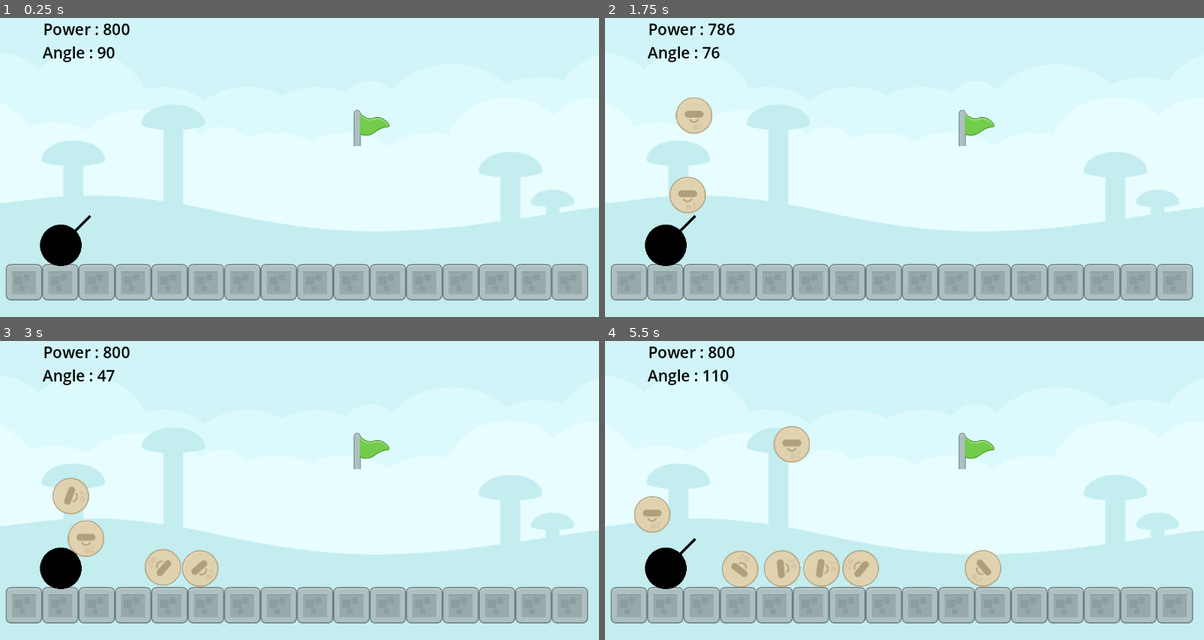
Above: before the commit, frames 1-4 (two rows, left to right).
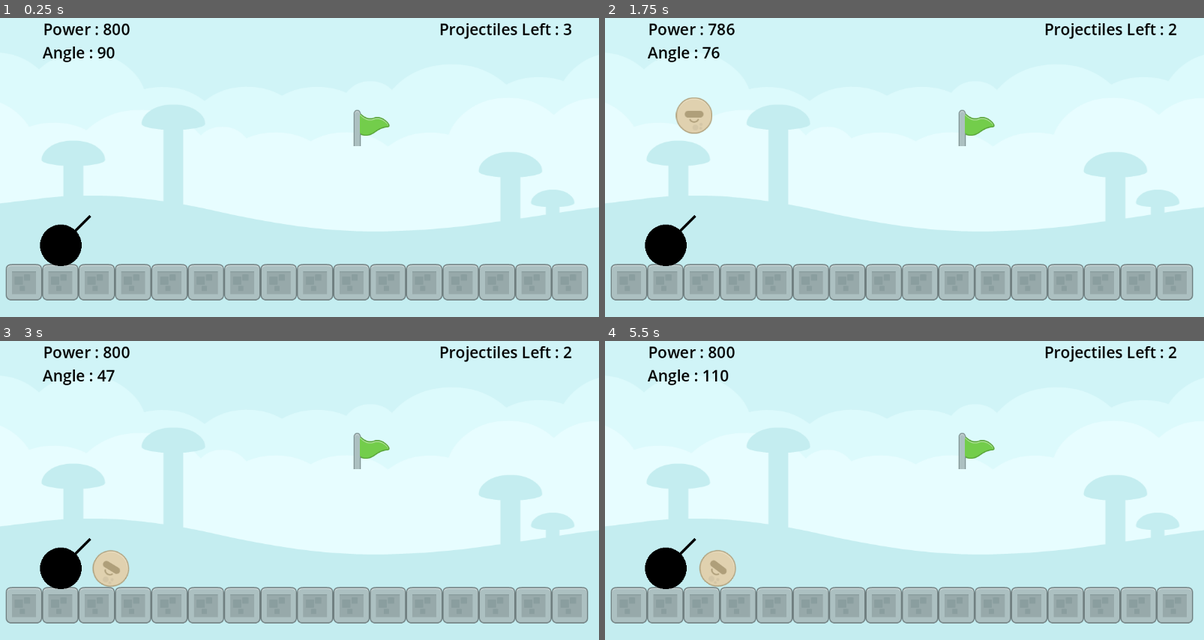
Above: after the commit, the same moments.

Repository: bsu-cs315/E1-evan.kiser
Game: Godot game, scene res://src/World.tscn
Two runs of this game, one before a commit and one after it. Both use one fixed random seed, a clock stepped at 60 frames per second and the inputs below.
Inputs:
- Up to frame 1 (0.25 s): no input
- Up to frame 2 (1.75 s): tap Enter at 0.5 s; hold Up (angle_up) 0.53-1.28 s; tap Space (launch) at 0.6, 1.55 s; hold Down (angle_down) from 1.28 s (still down); tap Left (decrease_power) at 1.35 s
- Up to frame 3 (3 s): release Down (angle_down) at 2.03 s; hold Up (angle_up) from 2.03 s (still down); tap Right (increase_power) at 2.1 s; tap Space (launch) at 2.3, 2.85 s
- Up to frame 4 (5.5 s): release Up (angle_up) at 3.53 s; hold Down (angle_down) from 3.53 s (still down); tap Space (launch) at 3.6, 4.55, 5.3 s; tap Left (decrease_power) at 4.35 s; tap Right (increase_power) at 5.1 s

The runs differ from the first frame. In frame 1, 0.4% of the frame differs, in the area x 73-96%, y 1-8%; in frame 2, 1.0%; in frame 3, 3.4%; in frame 4, 4.9%, in the area x 4-96%, y 1-83%.

Commit message:
Limit the number of projectiles total

Diff:
--- a/src/World.tscn
+++ b/src/World.tscn
@@ -30,6 +30,10 @@
 
 [sub_resource type="LabelSettings" id="LabelSettings_e5dkc"]
 font_size = 40
+font_color = Color(0, 0, 0, 1)
+
+[sub_resource type="LabelSettings" id="LabelSettings_xhups"]
+font_size = 30
 font_color = Color(0, 0, 0, 1)
 
 [node name="World" type="Node2D"]
@@ -76,5 +80,14 @@
 offset_bottom = -8.0
 label_settings = SubResource("LabelSettings_e5dkc")
 
+[node name="ProjectilesLeftLabel" type="Label" parent="."]
+offset_left = 694.0
+offset_top = -124.0
+offset_right = 950.0
+offset_bottom = -53.0
+text = "Projectiles Left : 3"
+label_settings = SubResource("LabelSettings_xhups")
+
 [connection signal="angle_changed" from="Cannon" to="." method="_on_cannon_angle_changed"]
 [connection signal="power_changed" from="Cannon" to="." method="_on_cannon_power_changed"]
+[connection signal="projectile_amount_changed" from="Cannon" to="." method="_on_cannon_projectile_amount_changed"]
--- a/src/ball.tscn
+++ b/src/ball.tscn
@@ -15,5 +15,3 @@
 
 [node name="Sprite2D" type="Sprite2D" parent="."]
 texture = ExtResource("2_2f86l")
-
-[connection signal="sleeping_state_changed" from="." to="." method="_on_sleeping_state_changed"]
--- a/src/cannon.gd
+++ b/src/cannon.gd
@@ -2,14 +2,19 @@
 
 signal power_changed
 signal angle_changed
+signal projectile_amount_changed
 
 @export var power := 800.0
 @export var power_change_rate := 200.0
-var min_power :=0
-var max_power :=2000
+var min_power := 0
+var max_power := 2000
 
 @export var angle := (-TAU/4)
 @export var angle_change_rate := (TAU/8)
+
+# will be used to determine whether the ball is alive and moving or not
+@export var ball_exist := false
+@export var projectiles_left := 3
 
 func _ready() -> void:
 	_update_power_label()
@@ -27,12 +32,16 @@
 		angle = clampf(angle, deg_to_rad(-180), deg_to_rad(0))
 		angle_changed.emit()
 
-	if Input.is_action_just_pressed("launch"):
-		var impulse := Vector2(1,0) * power
-		var ball : RigidBody2D = preload("res://src/ball.tscn").instantiate()
-		get_parent().add_child(ball)
-		ball.global_position = global_position
-		ball.apply_impulse(impulse.rotated(angle))
+	if(!ball_exist):
+		if Input.is_action_just_pressed("launch") and (projectiles_left > 0):
+			var impulse := Vector2(1,0) * power
+			var ball : RigidBody2D = preload("res://src/ball.tscn").instantiate()
+			get_parent().add_child(ball)
+			ball.global_position = global_position
+			ball.apply_impulse(impulse.rotated(angle))
+			ball_exist = true
+			projectiles_left -= 1
+			projectile_amount_changed.emit()
 
 func _update_power_label() -> void:
 	get_parent().get_node("PowerLabel").text = ("Power : %.d" % power)
--- a/src/world.gd
+++ b/src/world.gd
@@ -3,6 +3,7 @@
 func _process(_delta: float) -> void:
 	$PowerLabel.modulate = Color.BLACK
 	$AngleLabel.modulate = Color.BLACK
+	$ProjectilesLeftLabel.modulate = Color.BLACK
 	if ($Goal.winDetector):
 		$WinLabel.text = ("You hit the Flag!")
 
@@ -13,3 +14,7 @@
 func _on_cannon_angle_changed() -> void:
 	$AngleLabel.text = ("Angle : %.d" % rad_to_deg(-1*$Cannon.angle))
 	$AngleLabel.modulate = Color.RED
+
+func _on_cannon_projectile_amount_changed() -> void:
+	$ProjectilesLeftLabel.text = ("Projectiles Left : %.d" % $Cannon.projectiles_left)
+	$ProjectilesLeftLabel.modulate = Color.RED
Not shown, added: assets/cannon_shot.wav.import
Not shown: 1 places in src/World.tscn that only renumber resources
